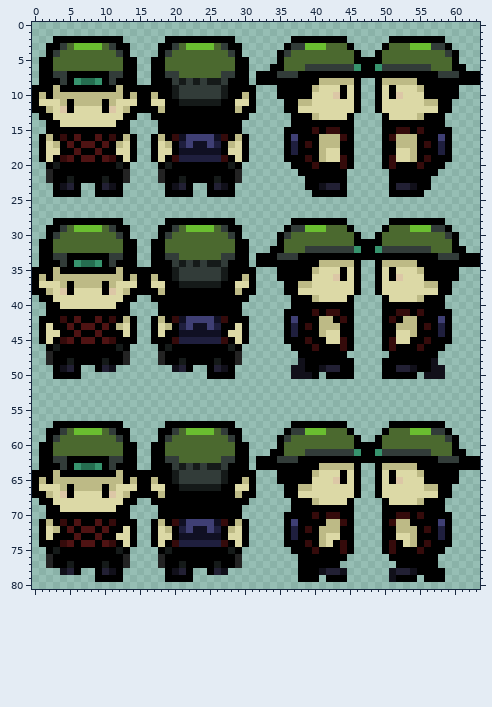
File history of a pixel-art file, img/textures/char tildset.aseprite. That is the earlier state.
64x81 pixels, 1 frame. Colours within 5 levels of each other are drawn and written as one.
After the commit:
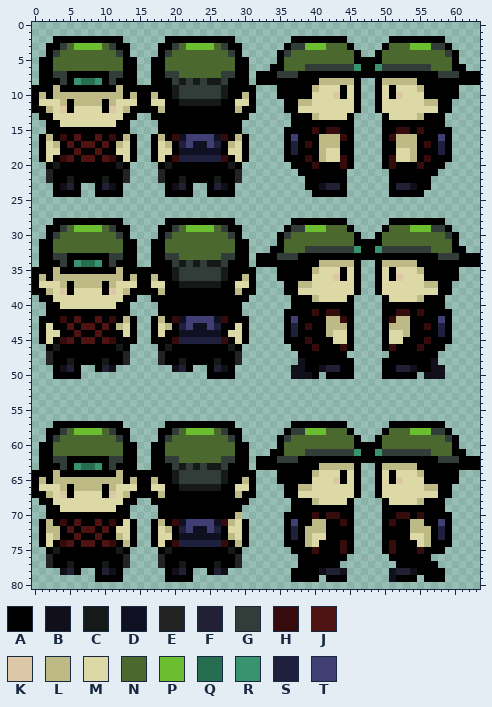
Palette (. is transparent): A #000000  B #11101a  C #151a19  D #101023  E #232323  F #222034  G #323c39  H #350b0b  J #4f1313  K #dcc7a6  L #bdba86  M #dcd9a6  N #4b692f  P #6abe30  Q #256e50  R #37946e  S #1f1f3e  T #3f3f74
The edit:
y 42: x 41 L -> A; x 43 A -> L; x 52 A -> L; x 54 L -> A
y 43: x 41 L -> A; x 44 A -> L; x 51 A -> L; x 54 L -> A
y 44: x 41..42 LM -> AL; x 44 A -> M; x 51 A -> M; x 53..54 ML -> LA
y 45: x 42 M -> A; x 44 H -> M; x 51 H -> M; x 53 M -> A
y 70: x 29 A -> L
y 71: x 13 A -> M; x 28..29 AL -> LM; x 40..43 AALL -> LLAA; x 52..55 LLAA -> AALL
y 72: x 2 M -> L; x 12 A -> M; x 28 L -> M; x 39..40 HA -> LL; x 42..43 LL -> AA; x 52..53 LL -> AA; x 55..56 AH -> LL
y 73: x 3 A -> L; x 12 M -> L; x 28 M -> L; x 39..43 AALMM -> LMMAA; x 52..56 MMLAA -> AAMML
y 74: x 2 A -> M; x 13 M -> L; x 29 M -> L; x 39..42 HALM -> LMAA; x 53..56 MLAH -> AAML
y 76: x 57 A -> .
y 78..79: x 37 . -> A
